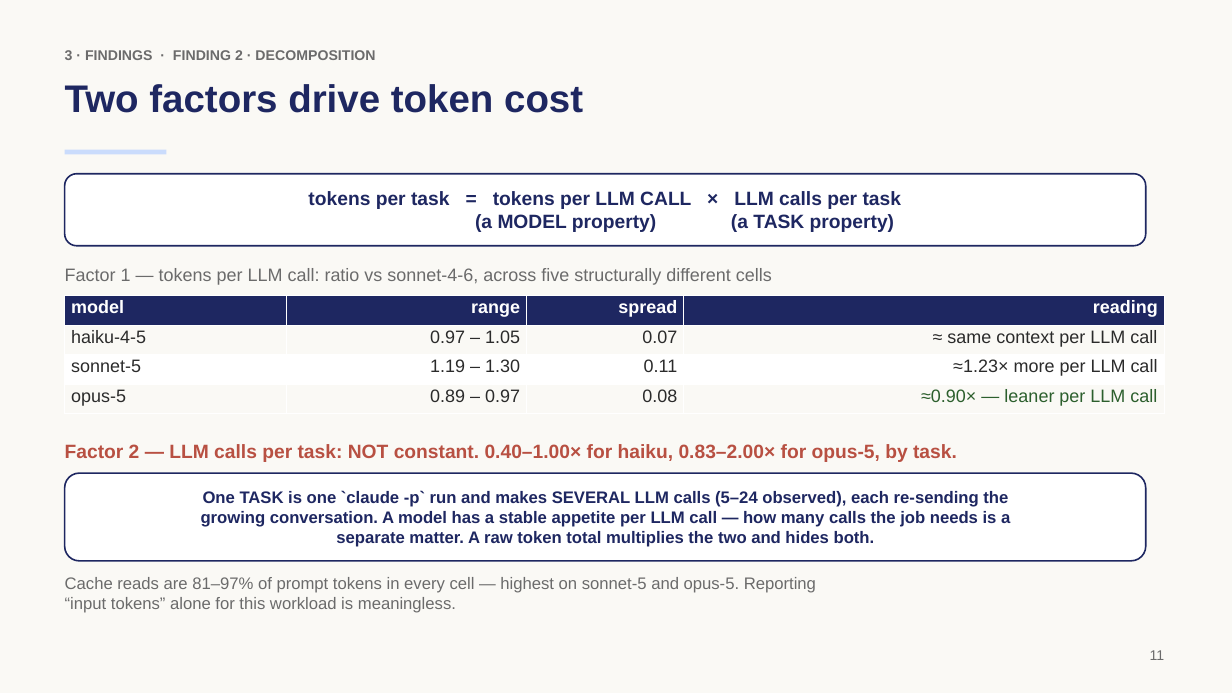
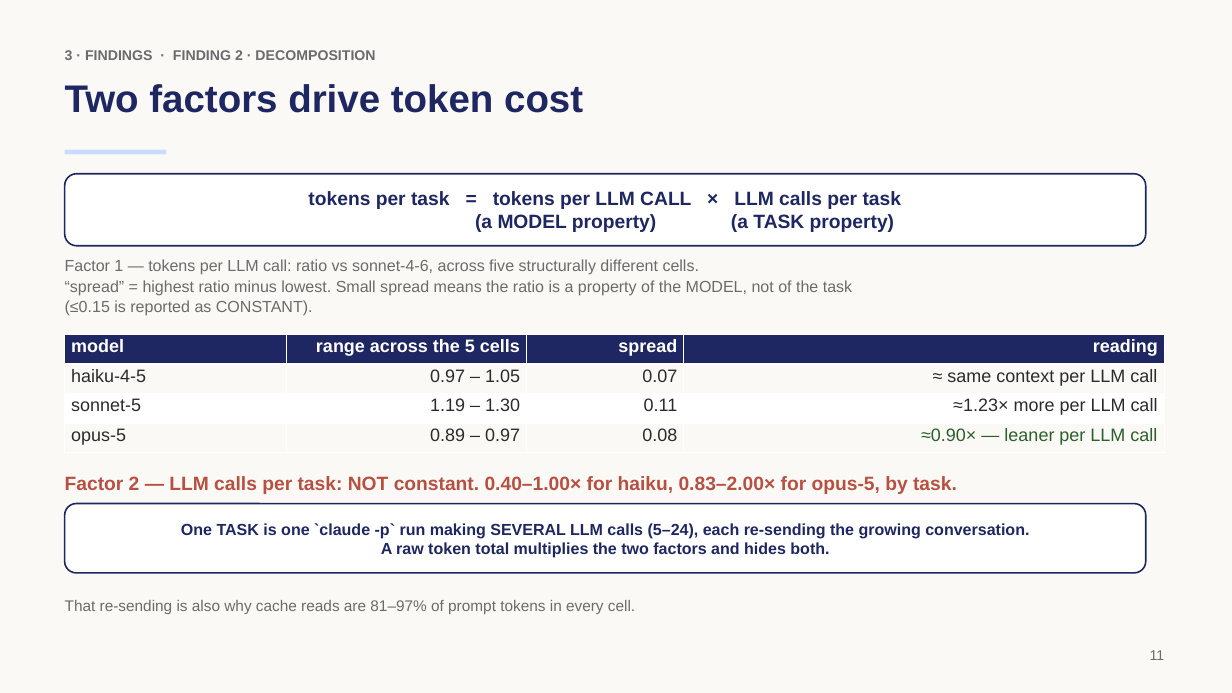
Before and after one commit to rossoctl/autobench-claudecode, a slide deck: slide 11 of results/autobench-claudecode-summary.pptx. Drawn at 1232x693 pixels with LibreOffice and Linux fonts; fonts in the diff are those of the drawing. Boxes give left, top, right and bottom in pixels: in the first picture for what was removed or moved away, otherwise in the second. Text is boxed around its words. In the diff, an @@ line names an element or a change of style, - is before the commit and + after.

```diff
--- a/results/autobench-claudecode-summary.pptx
+++ b/results/autobench-claudecode-summary.pptx
@@ text at bbox=[65, 259, 852, 316]: text changed; size 14 to 12.5 pt @@
-Factor 1 — tokens per LLM call: ratio vs sonnet-4-6, across five structurally different cells
+Factor 1 — tokens per LLM call: ratio vs sonnet-4-6, across five structurally different cells.
+“spread” = highest ratio minus lowest. Small spread means the ratio is a property of the MODEL, not of the task
+(≤0.15 is reported as CONSTANT).
@@ table at bbox=[65, 335, 1165, 453] @@
-row 1, column 2: range
+row 1, column 2: range across the 5 cells
@@ table: place and size @@
-table at bbox=[65, 296, 1165, 414]
+table at bbox=[65, 335, 1165, 453]
@@ text "Factor 2 — LLM calls ...": place and size @@
-text "Factor 2 — LLM calls ..." at bbox=[65, 444, 957, 462]
+text "Factor 2 — LLM calls ..." at bbox=[65, 476, 957, 494]
@@ rounded rectangle "One TASK is one `claude ...": place and size @@
-rounded rectangle "One TASK is one `claude ..." at bbox=[65, 473, 1146, 561]
+rounded rectangle "One TASK is one `claude ..." at bbox=[65, 504, 1146, 573]
@@ text in rounded rectangle at bbox=[181, 523, 1029, 558]: text changed; size 13 to 12.5 pt @@
-One TASK is one `claude -p` run and makes SEVERAL LLM calls (5–24 observed), each re-sending the
-growing conversation. A model has a stable appetite per LLM call — how many calls the job needs is a
-separate matter. A raw token total multiplies the two and hides both.
+One TASK is one `claude -p` run making SEVERAL LLM calls (5–24), each re-sending the growing conversation.
+A raw token total multiplies the two factors and hides both.
@@ text at bbox=[65, 600, 635, 614]: text changed; size 13 to 12 pt @@
-Cache reads are 81–97% of prompt tokens in every cell — highest on sonnet-5 and opus-5. Reporting
-“input tokens” alone for this workload is meaningless.
+That re-sending is also why cache reads are 81–97% of prompt tokens in every cell.
```
Also in this commit, not shown: 3 other slides changed, 2 other files.
